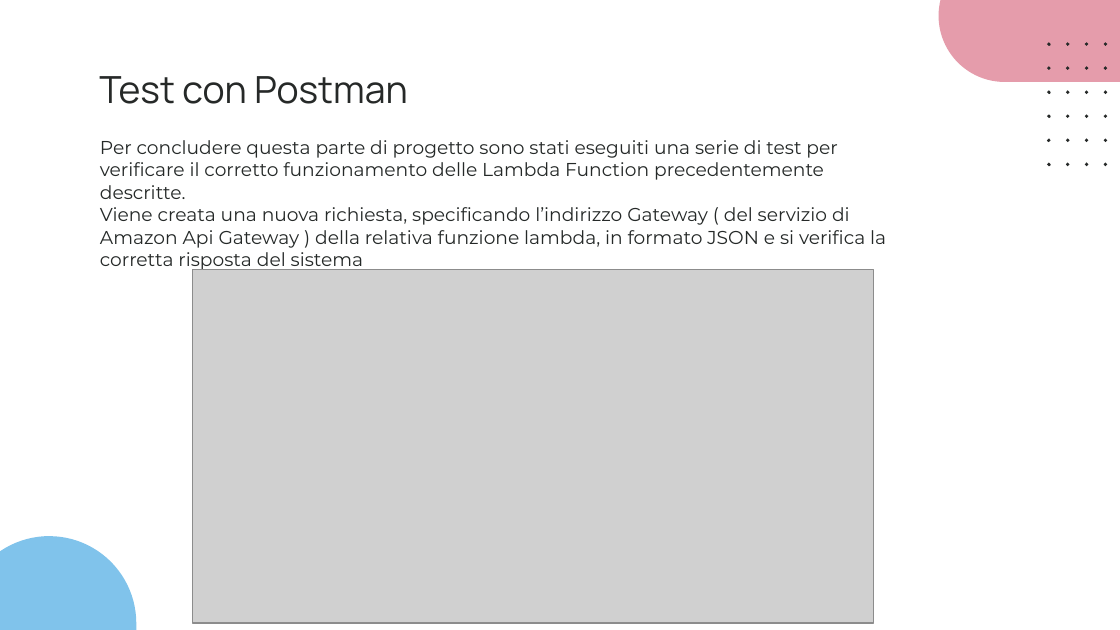
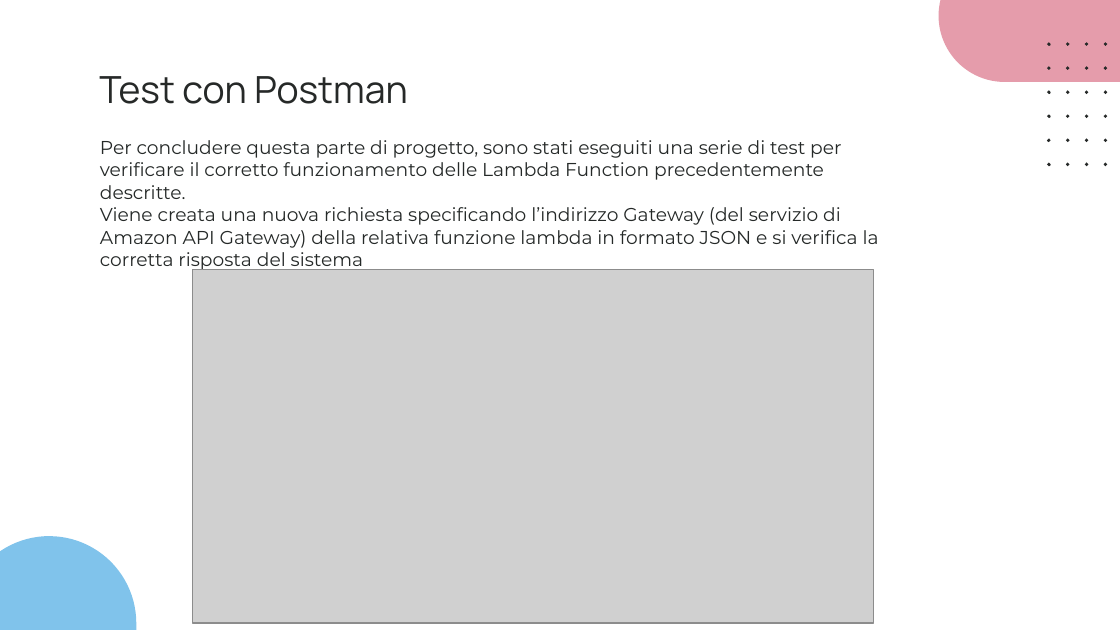
Before and after one commit to slocatelli30/CommuniTEDx, a slide deck: slide 35 of Progetto3.0/CommuniTEDx_3.0.pptx. Drawn at 1120x630 pixels with LibreOffice and Linux fonts; fonts in the diff are those of the drawing; grey boxes stand for pictures. Boxes give left, top, right and bottom in pixels: in the first picture for what was removed or moved away, otherwise in the second. Text is boxed around its words. In the diff, an @@ line names an element or a change of style, - is before the commit and + after.

```diff
--- a/Progetto3.0/CommuniTEDx_3.0.pptx
+++ b/Progetto3.0/CommuniTEDx_3.0.pptx
@@ text at box(100, 140, 879, 272): text changed @@
-Per concludere questa parte di progetto sono stati eseguiti una serie di test per verificare il corretto funzionamento delle Lambda Function precedentemente descritte.
-Viene creata una nuova richiesta, specificando l’indirizzo Gateway ( del servizio di Amazon Api Gateway ) della relativa funzione lambda, in formato JSON e si verifica la corretta risposta del sistema
+Per concludere questa parte di progetto, sono stati eseguiti una serie di test per verificare il corretto funzionamento delle Lambda Function precedentemente descritte.
+Viene creata una nuova richiesta specificando l’indirizzo Gateway (del servizio di Amazon API Gateway) della relativa funzione lambda in formato JSON e si verifica la corretta risposta del sistema
```
Also in this commit, not shown: 12 other slides changed, 1 other file.
